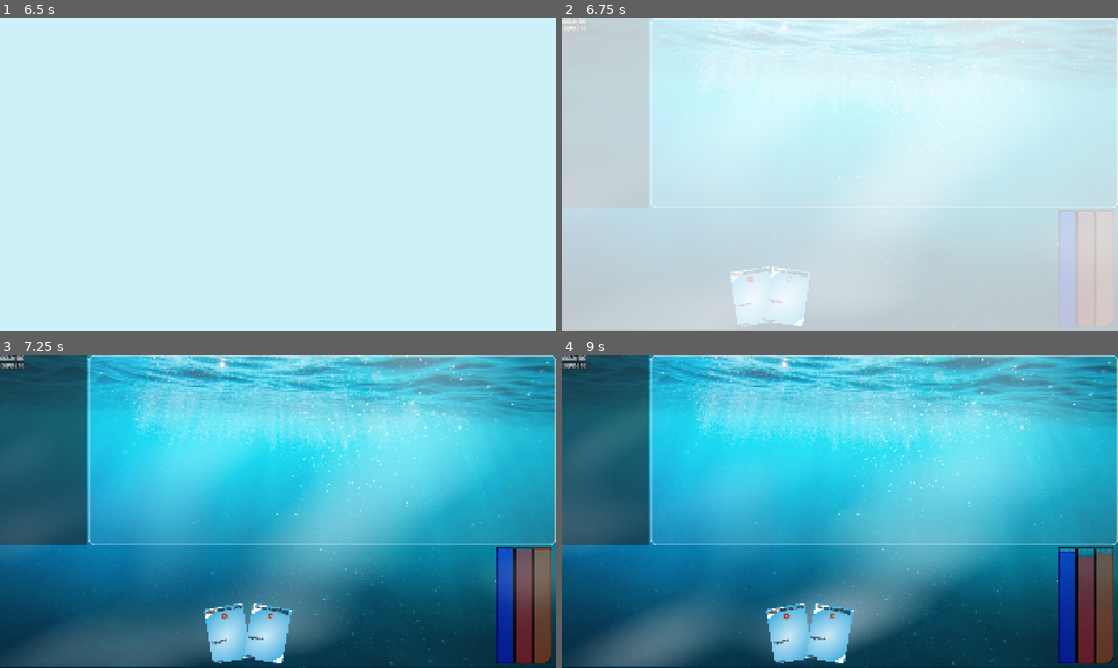
Above: before the commit, frames 1-4 (two rows, left to right).
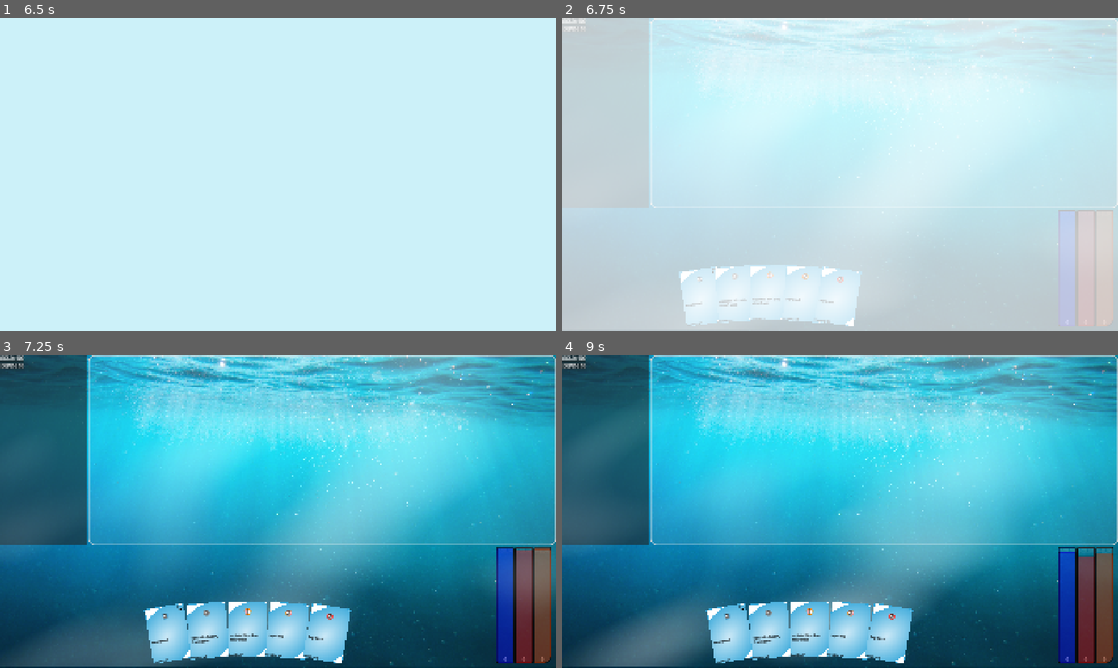
Above: after the commit, the same moments.

Repository: rosswolf/Tourbillon
Game: Godot game, scene res://src/scenes/main_menu.tscn
The game is run twice, just before and just after one commit, with the same random seed, the same clock (stepped at 60 frames per second) and the same inputs. Sound files missing from this copy of the repository are replaced by a short silence.
Inputs (mouse positions are in pixels of both pictures, inside the frame that each line leads up to):
- Up to frame 1 (6.5 s): click "Play" at 0.5 s; move the mouse to (400, 158) at 1.27 s; click (400, 158) at 1.42 s; tap Enter at 2, 3.5, 5 s; drag from (166, 190) to (250, 237) at 2.02 s; tap Space at 2.75, 4.25, 5.75 s; move the mouse to (333, 105) at 2.77 s; click (333, 105) at 2.92 s; drag from (250, 237) to (111, 127) at 3.52 s; move the mouse to (444, 221) at 4.27 s; click (444, 221) at 4.42 s; drag from (111, 127) to (194, 96) at 5.02 s; move the mouse to (305, 174) at 5.77 s; click (305, 174) at 5.92 s
- Up to frame 2 (6.75 s): drag from (756, 96) to (728, 190) at 6.52 s
- Up to frame 3 (7.25 s): no input
- Up to frame 4 (9 s): move the mouse to (962, 495) at 7.27 s; click (962, 495) at 7.42 s; drag from (728, 527) to (812, 574) at 8.02 s; move the mouse to (895, 442) at 8.77 s; click (895, 442) at 8.92 s

Frame 1 is identical in both runs. In frame 2, 3.3% of the frame differs, in the area x 21-54%, y 78-99%; in frame 3, 5.6%; in frame 4, 5.7%, in the area x 25-98%, y 78-99%.
Error before the commit: Invalid assignment of property or key 'Air.AirColor.None' with value of type 'int' on a base object of type 'Dictionary[int, int]'. (res://src/scenes/core/enti…

Commit message:
fixing various energy shenanighans, cards properly account for costs etc.

Diff:
--- a/elastic-app/app/src/scenes/core/entities/card.gd
+++ b/elastic-app/app/src/scenes/core/entities/card.gd
@@ -203,7 +203,7 @@
 	builder.with_rarity(rarity)
 	#builder.with_art_image_uid(card_template_data.get("art_image_uid"))
 	builder.with_cursor_image_uid(card_template_data.get("cursor_image_uid"))
-	builder.with_display_name(card_template_data.get("display_name"))
+	#builder.with_display_name(card_template_data.get("display_name"))
 	builder.with_instinct_effect(card_template_data.get("instinct_effect",""))
 	builder.with_slot_effect(card_template_data.get("slot_effect",""))
 
--- a/elastic-app/app/src/scenes/core/resources/cost.gd
+++ b/elastic-app/app/src/scenes/core/resources/cost.gd
@@ -81,24 +81,24 @@
 	var resource_accesor = GameResource.ResourceAccessor.new()
 	return resource_accesor.get_count(resource_type) >= amount
 	#
-func get_energy_color() -> Air.AirColor:
-	if requirements.has(Air.AirColor.RED):
-		return Air.AirColor.RED
-	if requirements.has(Air.AirColor.BLUE):
-		return Air.AirColor.BLUE
-	if requirements.has(Air.AirColor.ORANGE):
-		return Air.AirColor.ORANGE
+func get_energy_color() ->  GameResource.Type:
+	if requirements.has(GameResource.Type.RED_ENERGY):
+		return GameResource.Type.RED_ENERGY
+	if requirements.has(GameResource.Type.BLUE_ENERGY):
+		return GameResource.Type.BLUE_ENERGY
+	if requirements.has(GameResource.Type.ORANGE_ENERGY):
+		return GameResource.Type.ORANGE_ENERGY
 
-	return Air.AirColor.NONE
+	return GameResource.Type.NONE
 	#return requirements.get(GameResource.Type.RED_ENERGY, 0)
 
 func get_energy_cost() -> int:
-	if requirements.has(Air.AirColor.RED):
-		return requirements[Air.AirColor.RED]
-	if requirements.has(Air.AirColor.BLUE):
-		return requirements[Air.AirColor.BLUE]
-	if requirements.has(Air.AirColor.ORANGE):
-		return requirements[Air.AirColor.ORANGE]
+	if requirements.has(GameResource.Type.RED_ENERGY):
+		return requirements[GameResource.Type.RED_ENERGY]
+	if requirements.has(GameResource.Type.BLUE_ENERGY):
+		return requirements[GameResource.Type.BLUE_ENERGY]
+	if requirements.has(GameResource.Type.ORANGE_ENERGY):
+		return requirements[GameResource.Type.ORANGE_ENERGY]
 
 	return 0
 	#return requirements.get(GameResource.Type.RED_ENERGY, 0)
--- a/elastic-app/app/src/scenes/core/resources/game_resource.gd
+++ b/elastic-app/app/src/scenes/core/resources/game_resource.gd
@@ -45,28 +45,28 @@
 		),
 		# TODO
 		GameResource.Type.RED_TIME: __SpecificResourceAccessor.new(
-			func(): assert(false,""),
-			func(value): assert(false,"")
+			func(): return UiController.meters[Air.AirColor.RED].time_remaining,
+			func(value): GlobalSignals.signal_core_time_set(Air.AirColor.RED, value)
 		),
 		GameResource.Type.ORANGE_TIME: __SpecificResourceAccessor.new(
-			func(): assert(false,""),
-			func(value): assert(false,"")
+			func(): return UiController.meters[Air.AirColor.ORANGE].time_remaining,
+			func(value): GlobalSignals.signal_core_time_set(Air.AirColor.ORANGE, value)
 		),
 		GameResource.Type.BLUE_TIME: __SpecificResourceAccessor.new(
-			func(): assert(false,""),
-			func(value): assert(false,"")
+			func(): return UiController.meters[Air.AirColor.BLUE].time_remaining,
+			func(value): GlobalSignals.signal_core_time_set(Air.AirColor.BLUE, value)
 		),
 		GameResource.Type.RED_ENERGY: __SpecificResourceAccessor.new(
-			func(): assert(false,""),
-			func(value): assert(false,"")
+			func(): return UiController.meters[Air.AirColor.RED].current_energy,
+			func(value): GlobalSignals.signal_core_energy_set(Air.AirColor.RED, value)
 		),
 		GameResource.Type.ORANGE_ENERGY: __SpecificResourceAccessor.new(
-			func(): assert(false,""),
-			func(value): assert(false,"")
+			func(): return UiController.meters[Air.AirColor.ORANGE].current_energy,
+			func(value): GlobalSignals.signal_core_energy_set(Air.AirColor.ORANGE, value)
 		),
 		GameResource.Type.BLUE_ENERGY: __SpecificResourceAccessor.new(
-			func(): assert(false,""),
-			func(value): assert(false,"")
+			func(): return UiController.meters[Air.AirColor.BLUE].current_energy,
+			func(value): GlobalSignals.signal_core_energy_set(Air.AirColor.BLUE, value)
 		),
 		GameResource.Type.FORCE: __SpecificResourceAccessor.new(
 			func(): return GlobalGameManager.hero.force.amount,
--- a/elastic-app/app/src/scenes/data/card_data.json
+++ b/elastic-app/app/src/scenes/data/card_data.json
@@ -1,292 +1,231 @@
 [
   {
-    "card_template_id": "card_shop_card",
-    "group_template_id": "knight",
-    "card_count": 1,
-    "display_name": "What have we here",
-    "rules_text": "buy a card",
-    "cursor_image_uid": "bqvm4vgi4c0dn",
-    "durability_max": 5,
-    "card_cost": {
-      "Air.AirColor.RED": "0"
-    },
-    "instinct_effect": "shop=card",
-    "card_rarity": "Card.RarityType.STARTING"
-  },
-  {
-    "card_template_id": "card_shop_slot",
-    "group_template_id": "knight",
-    "card_count": 1,
-    "display_name": "Found something",
-    "rules_text": "buy a tool",
-    "cursor_image_uid": "bqvm4vgi4c0dn",
-    "durability_max": 2,
-    "card_cost": {
-      "Air.AirColor.ORANGE": "0"
-    },
-    "instinct_effect": "shop=slot",
-    "card_rarity": "Card.RarityType.STARTING"
-  },
-  {
-    "card_template_id": "card_10s_all",
-    "group_template_id": "knight",
-    "card_count": 1,
-    "display_name": "Glory",
-    "rules_text": "replenish 10s all colors, draw 3 cards",
-    "cursor_image_uid": "bqvm4vgi4c0dn",
-    "durability_max": 3,
-    "card_cost": {
-      "Air.AirColor.None": "0"
-    },
-    "instinct_effect": "add_red_time=10, add_blue_time=10, add_orange_time=10, draw_card=3",
-    "card_rarity": "Card.RarityType.STARTING"
-  },
-  {
-    "card_template_id": "slot_click_to_draw",
-    "group_template_id": "knight",
-    "card_count": 1,
-    "display_name": "Strange gearbox",
-    "rules_text": {
-      "activate": "draw a card, 10s cooldown"
-    },
-    "cursor_image_uid": "bqvm4vgi4c0dn",
-    "durability_max": 1,
-    "card_cost": {
-      "Air.AirColor.BLUE": "0"
-    },
-    "slot_effect": "draw_card=1,cooldown=10",
-    "card_rarity": "Card.RarityType.STARTING"
-  },
-  {
-    "card_template_id": "card_red_time",
-    "group_template_id": "knight",
-    "card_count": 1,
-    "display_name": "Ruby",
-    "rules_text": "replenish 20s red, draw 1 card",
-    "card_cost": {
-      "Air.AirColor.RED": "0"
-    },
-    "instinct_effect": "add_red_time=20, draw_card=1",
-    "card_rarity": "Card.RarityType.STARTING"
-  },
-  {
-    "card_template_id": "card_blue_time",
-    "group_template_id": "knight",
-    "card_count": 1,
-    "display_name": "Sapphire",
-    "rules_text": "replenish 20s blue, draw 1 card",
-    "card_cost": {
-      "Air.AirColor.BLUE": "0"
-    },
-    "instinct_effect": "add_blue_time=20, draw_card=1",
-    "card_rarity": "Card.RarityType.STARTING"
-  },
-  {
-    "card_template_id": "card_orange_time",
-    "group_template_id": "knight",
-    "card_count": 1,
-    "display_name": "Firestone",
-    "rules_text": "replenish 20s orange, draw 1 card",
-    "card_cost": {
-      "Air.AirColor.ORANGE": "0"
-    },
-    "instinct_effect": "add_orange_time=20, draw_card=1",
-    "card_rarity": "Card.RarityType.STARTING"
-  },
-  {
-    "card_template_id": "knight_default",
-    "group_template_id": "knight",
-    "card_count": 0,
-    "display_name": "X",
-    "rules_text": "add_time=20, draw_card=2",
-    "cursor_image_uid": "bqvm4vgi4c0dn",
-    "durability_max": 2,
-    "card_cost": {
-      "Air.AirColor.RED": "0"
-    },
-    "instinct_effect": "shop=foo",
-    "slot_effect": "shop=foo",
-    "card_rarity": "Card.RarityType.DEFAULT",
-    "tags": "DEFAULT_CARD"
-  },
-  {
-    "card_template_id": "card_basic_attack",
-    "group_template_id": "knight",
-    "card_count": 0,
-    "display_name": "A",
-    "rules_text": "shop",
-    "cursor_image_uid": "bqvm4vgi4c0dn",
-    "durability_max": 2,
-    "card_cost": {
-      "Air.AirColor.RED": "0"
-    },
-    "instinct_effect": "shop=foo",
-    "slot_effect": "shop=foo",
-    "card_rarity": "Card.RarityType.STARTING"
-  },
-  {
-    "card_template_id": "card_dash_attack",
-    "group_template_id": "knight",
-    "card_count": 0,
-    "display_name": "B",
-    "rules_text": "build",
-    "cursor_image_uid": "bqvm4vgi4c0dn",
-    "durability_max": 2,
-    "card_cost": {
-      "Air.AirColor.RED": "0"
-    },
-    "instinct_effect": "shop=foo",
-    "slot_effect": "shop=foo",
-    "card_rarity": "Card.RarityType.STARTING"
-  },
-  {
-    "card_template_id": "card_bob_and_weave",
-    "group_template_id": "knight",
-    "card_count": 0,
-    "display_name": "C",
-    "rules_text": "add_time=30",
-    "cursor_image_uid": "bqvm4vgi4c0dn",
-    "durability_max": 2,
-    "card_cost": {
-      "Air.AirColor.RED": "0"
-    },
-    "instinct_effect": "shop=foo",
-    "slot_effect": "shop=foo",
-    "card_rarity": "Card.RarityType.STARTING"
-  },
-  {
-    "card_template_id": "card_mend",
-    "group_template_id": "knight",
-    "card_count": 0,
-    "display_name": "D",
-    "rules_text": "add_time=30",
-    "cursor_image_uid": "bqvm4vgi4c0dn",
-    "durability_max": 2,
-    "card_cost": {
-      "Air.AirColor.RED": "0"
-    },
-    "instinct_effect": "shop=foo",
-    "slot_effect": "shop=foo",
-    "card_rarity": "Card.RarityType.STARTING"
-  },
-  {
-    "card_template_id": "card_defend",
-    "group_template_id": "knight",
-    "card_count": 0,
-    "display_name": "E",
-    "rules_text": "add_time=20, draw_card=2",
-    "cursor_image_uid": "bqvm4vgi4c0dn",
-    "durability_max": 2,
-    "card_cost": {
-      "Air.AirColor.RED": "0"
-    },
-    "instinct_effect": "shop=foo",
-    "slot_effect": "shop=foo",
-    "card_rarity": "Card.RarityType.STARTING"
-  },
-  {
-    "card_template_id": "card_wall",
-    "group_template_id": "knight",
-    "card_count": 0,
-    "display_name": "F",
-    "rules_text": "add_time=20, draw_card=2",
-    "cursor_image_uid": "bqvm4vgi4c0dn",
-    "durability_max": 2,
-    "card_cost": {
-      "Air.AirColor.RED": "0"
-    },
-    "instinct_effect": "shop=foo",
-    "slot_effect": "shop=foo",
-    "card_rarity": "Card.RarityType.STARTING"
-  },
-  {
-    "card_template_id": "card_shield_bash",
-    "group_template_id": "knight",
-    "card_count": 0,
-    "display_name": "G",
-    "rules_text": "add_time=20, draw_card=2",
-    "cursor_image_uid": "bqvm4vgi4c0dn",
-    "durability_max": 2,
-    "card_cost": {
-      "Air.AirColor.RED": "0"
-    },
-    "instinct_effect": "shop=foo",
-    "slot_effect": "shop=foo",
-    "card_rarity": "Card.RarityType.STARTING"
-  },
-  {
-    "card_template_id": "card_grenade",
-    "group_template_id": "knight",
-    "card_count": 0,
-    "display_name": "H",
-    "rules_text": "replenish_time=30",
-    "cursor_image_uid": "bqvm4vgi4c0dn",
-    "durability_max": 5,
-    "card_cost": {
-      "Air.AirColor.RED": "0"
-    },
-    "instinct_effect": "shop=foo",
-    "slot_effect": "shop=foo",
-    "card_rarity": "Card.RarityType.COMMON"
-  },
-  {
-    "card_template_id": "card_slimed",
-    "group_template_id": "curse",
-    "card_count": 0,
-    "display_name": "I",
-    "rules_text": "draw_card=7",
-    "cursor_image_uid": "bqvm4vgi4c0dn",
-    "durability_max": 1,
-    "card_cost": {
-      "Air.AirColor.RED": "0"
-    },
-    "instinct_effect": "shop=foo",
-    "slot_effect": "shop=foo",
-    "card_rarity": "Card.RarityType.COMMON"
-  },
-  {
-    "card_template_id": "card_witness_me",
-    "group_template_id": "knight",
-    "card_count": 0,
-    "display_name": "J",
-    "rules_text": "click to draw",
-    "cursor_image_uid": "bqvm4vgi4c0dn",
-    "durability_max": 2,
-    "card_cost": {
-      "Air.AirColor.RED": "0"
-    },
-    "instinct_effect": "shop=foo",
-    "slot_effect": "shop=foo",
-    "card_rarity": "Card.RarityType.COMMON"
-  },
-  {
-    "card_template_id": "card_double_dash",
-    "group_template_id": "knight",
-    "card_count": 0,
-    "display_name": "K",
-    "rules_text": "add_energy=4",
-    "cursor_image_uid": "bqvm4vgi4c0dn",
-    "durability_max": 2,
-    "card_cost": {
-      "Air.AirColor.RED": "0"
-    },
-    "instinct_effect": "shop=foo",
-    "slot_effect": "shop=foo",
-    "card_rarity": "Card.RarityType.COMMON"
-  },
-  {
-    "card_template_id": "card_tussle",
-    "group_template_id": "knight",
-    "card_count": 0,
-    "display_name": "L",
-    "rules_text": "add_energy=1, cooldown=5",
-    "cursor_image_uid": "bqvm4vgi4c0dn",
-    "durability_max": 2,
-    "card_cost": {
-      "Air.AirColor.RED": "0"
-    },
-    "instinct_effect": "shop=foo",
-    "slot_effect": "shop=foo",
-    "card_rarity": "Card.RarityType.COMMON"
+	"card_template_id": "card_shop_card",
+	"group_template_id": "knight",
+	"card_count": 1,
+	"rules_text": "buy a card",
+	"cursor_image_uid": "bqvm4vgi4c0dn",
+	"durability_max": 5,
+	"card_cost": {
+	  "GameResource.Type.RED_ENERGY": "2"
+	},
+	"instinct_effect": "shop=card",
+	"card_rarity": "Card.RarityType.STARTING"
+  },
+  {
+	"card_template_id": "card_shop_slot",
+	"group_template_id": "knight",
+	"card_count": 1,
+	"rules_text": "buy a tool",
+	"cursor_image_uid": "bqvm4vgi4c0dn",
+	"durability_max": 2,
+	"card_cost": {
+	  "GameResource.Type.ORANGE_ENERGY": "2"
+	},
+	"instinct_effect": "shop=slot",
+	"card_rarity": "Card.RarityType.STARTING"
+  },
+  {
+	"card_template_id": "card_10s_all",
+	"group_template_id": "knight",
+	"card_count": 1,
+	"rules_text": "replenish all colors, draw 3 cards",
+	"cursor_image_uid": "bqvm4vgi4c0dn",
+	"durability_max": 3,
+	"card_cost": {
+	  "GameResource.Type.NONE": "0"
+	},
+	"instinct_effect": "add_red_time=10, add_blue_time=10, add_orange_time=10, draw_card=3",
+	"card_rarity": "Card.RarityType.STARTING"
+  },
+  {
+	"card_template_id": "slot_click_to_draw",
+	"group_template_id": "knight",
+	"card_count": 1,
+	"rules_text": "draw a card",
+	"cursor_image_uid": "bqvm4vgi4c0dn",
+	"durability_max": 1,
+	"card_cost": {
+	  "GameResource.Type.BLUE_ENERGY": "2"
+	},
+	"slot_effect": "draw_card=1,cooldown=10",
+	"card_rarity": "Card.RarityType.STARTING"
+  },
+  {
+	"card_template_id": "card_red_time",
+	"group_template_id": "knight",
+	"card_count": 1,
+	"rules_text": "replenish red time, draw 1 card",
+	"cursor_image_uid": "bqvm4vgi4c0dn",
+	"card_cost": {
+	  "GameResource.Type.BLUE_ENERGY": "1"
+	},
+	"instinct_effect": "add_red_time=20, draw_card=1",
+	"card_rarity": "Card.RarityType.STARTING"
+  },
+  {
+	"card_template_id": "card_blue_time",
+	"group_template_id": "knight",
+	"card_count": 1,
+	"rules_text": "replenish blue time, draw 1 card",
+	"cursor_image_uid": "bqvm4vgi4c0dn",
+	"card_cost": {
+	  "GameResource.Type.ORANGE_ENERGY": "1"
+	},
+	"instinct_effect": "add_blue_time=20, draw_card=1",
+	"card_rarity": "Card.RarityType.STARTING"
+  },
+  {
+	"card_template_id": "card_orange_time",
+	"group_template_id": "knight",
+	"card_count": 1,
+	"rules_text": "replenish orange time, draw 1 card",
+	"cursor_image_uid": "bqvm4vgi4c0dn",
+	"card_cost": {
+	  "GameResource.Type.RED_ENERGY": "1"
+	},
+	"instinct_effect": "add_orange_time=20, draw_card=1",
+	"card_rarity": "Card.RarityType.STARTING"
+  },
+  {
+	"card_template_id": "card_energy_choice",
+	"group_template_id": "knight",
+	"card_count": 1,
+	"rules_text": "pick an energy card",
+	"cursor_image_uid": "bqvm4vgi4c0dn",
+	"durability_max": 2,
+	"card_cost": {
+	  "GameResource.Type.NONE": "0"
+	},
+	"instinct_effect": "shop=STARTER_ENERGY",
+	"card_rarity": "Card.RarityType.STARTING"
+  },
+  {
+	"card_template_id": "slot_click_to_replenish",
+	"group_template_id": "knight",
+	"card_count": 1,
+	"rules_text": "replenish all colors",
+	"cursor_image_uid": "bqvm4vgi4c0dn",
+	"card_cost": {
+	  "GameResource.Type.RED_ENERGY": "1"
+	},
+	"slot_effect": "add_red_time=10, add_blue_time=10, add_orange_time=10, cooldown=30",
+	"card_rarity": "Card.RarityType.STARTING"
+  },
+  {
+	"card_template_id": "card_add_gold",
+	"card_count": 1,
+	"rules_text": "add gold",
+	"cursor_image_uid": "bqvm4vgi4c0dn",
+	"durability_max": 10,
+	"card_cost": {
+	  "GameResource.Type.BLUE_ENERGY": "1"
+	},
+	"instinct_effect": "add_gold=20",
+	"card_rarity": "Card.RarityType.STARTING"
+  },
+  {
+	"card_template_id": "slot_add_gold",
+	"card_count": 1,
+	"rules_text": {
+	  "click": "add gold"
+	},
+	"cursor_image_uid": "bqvm4vgi4c0dn",
+	"durability_max": 1,
+	"card_cost": {
+	  "GameResource.Type.ORANGE_ENERGY": "1"
+	},
+	"slot_effect": "add_gold=5; cooldown=20",
+	"card_rarity": "Card.RarityType.STARTING"
+  },
+  {
+	"card_template_id": "card_red_time_2",
+	"group_template_id": "knight",
+	"card_count": 1,
+	"rules_text": "replenish red time, draw 1 card",
+	"cursor_image_uid": "bqvm4vgi4c0dn",
+	"card_cost": {
+	  "GameResource.Type.ORANGE_ENERGY": "1"
+	},
+	"instinct_effect": "add_red_time=20, draw_card=1",
+	"card_rarity": "Card.RarityType.STARTING"
+  },
+  {
+	"card_template_id": "card_blue_time_2",
+	"group_template_id": "knight",
+	"card_count": 1,
+	"rules_text": "replenish blue time, draw 1 card",
+	"cursor_image_uid": "bqvm4vgi4c0dn",
+	"card_cost": {
+	  "GameResource.Type.RED_ENERGY": "1"
+	},
+	"instinct_effect": "add_blue_time=20, draw_card=1",
+	"card_rarity": "Card.RarityType.STARTING"
+  },
+  {
+	"card_template_id": "card_orange_time_2",
+	"group_template_id": "knight",
+	"card_count": 1,
+	"rules_text": "replenish orange time, draw 1 card",
+	"cursor_image_uid": "bqvm4vgi4c0dn",
+	"card_cost": {
+	  "GameResource.Type.BLUE_ENERGY": "1"
+	},
+	"instinct_effect": "add_orange_time=20, draw_card=1",
+	"card_rarity": "Card.RarityType.STARTING"
+  },
+  {
+	"card_template_id": "orange_draw_2",
+	"group_template_id": "knight",
+	"card_count": 3,
+	"rules_text": "draw 2 cards",
+	"cursor_image_uid": "bqvm4vgi4c0dn",
+	"card_cost": {
+	  "GameResource.Type.ORANGE_ENERGY": "1"
+	},
+	"instinct_effect": "draw_card=2",
+	"card_rarity": "Card.RarityType.COMMON"
+  },
+  {
+	"card_template_id": "card_add_energy_orange",
+	"group_template_id": "knight",
+	"card_count": 2,
+	"rules_text": "orange energy capacity +1",
+	"cursor_image_uid": "bqvm4vgi4c0dn",
+	"durability_max": 1,
+	"card_cost": {
+	  "GameResource.Type.ORANGE_ENERGY": "0"
+	},
+	"instinct_effect": "add_orange_energy=1",
+	"card_rarity": "Card.RarityType.COMMON",
+	"tags": "STARTER_ENERGY"
+  },
+  {
+	"card_template_id": "card_add_energy_red",
+	"group_template_id": "knight",
+	"card_count": 2,
+	"rules_text": "red energy capacity +1",
+	"cursor_image_uid": "bqvm4vgi4c0dn",
+	"durability_max": 1,
+	"card_cost": {
+	  "GameResource.Type.RED_ENERGY": "0"
+	},
+	"instinct_effect": "add_red_energy=1",
+	"card_rarity": "Card.RarityType.COMMON",
+	"tags": "STARTER_ENERGY"
+  },
+  {
+	"card_template_id": "card_add_energy_blue",
+	"group_template_id": "knight",
+	"card_count": 2,
+	"rules_text": "blue energy capacity +1",
+	"cursor_image_uid": "bqvm4vgi4c0dn",
+	"durability_max": 1,
+	"card_cost": {
+	  "GameResource.Type.BLUE_ENERGY": "0"
+	},
+	"instinct_effect": "add_blue_energy=1",
+	"card_rarity": "Card.RarityType.COMMON",
+	"tags": "STARTER_ENERGY"
   }
 ]
--- a/elastic-app/app/src/scenes/game.gd
+++ b/elastic-app/app/src/scenes/game.gd
@@ -1,4 +1,6 @@
 extends Control
+
+class_name Game
 
 #Game.gd
 
@@ -23,17 +25,18 @@
 	#%AudioStreamPlayer.play()
 	%AudioStreamPlayer.finished.connect(__on_audio_finished)
 
-	UiController.meters = meters
-
 	meters[Air.AirColor.RED] = %RedAirMeter
 	meters[Air.AirColor.BLUE] = %BlueAirMeter
 	meters[Air.AirColor.ORANGE] = %OrangeAirMeter
+
+	UiController.meters = meters
 
 	GlobalSignals.signal_ui_started_game()
 
 
 func __on_audio_finished():
 	%AudioStreamPlayer.play()  # Restart when finished
+
 
 # Called every frame. 'delta' is the elapsed time since the previous frame.
 func _process(delta: float) -> void:
--- a/elastic-app/app/src/scenes/game.tscn
+++ b/elastic-app/app/src/scenes/game.tscn
@@ -134,6 +134,7 @@
 theme_override_styles/panel = SubResource("StyleBoxEmpty_flib5")
 
 [node name="BlueAirMeter" parent="Background/MainVBoxContainer/BotHBoxContainer/MarginContainer/PanelContainer" instance=ExtResource("8_bd8mh")]
+unique_name_in_owner = true
 custom_minimum_size = Vector2(60, 400)
 layout_mode = 2
 air_color = 3
@@ -148,6 +149,7 @@
 theme_override_styles/panel = SubResource("StyleBoxEmpty_flib5")
 
 [node name="RedAirMeter" parent="Background/MainVBoxContainer/BotHBoxContainer/MarginContainer2/PanelContainer" instance=ExtResource("8_bd8mh")]
+unique_name_in_owner = true
 custom_minimum_size = Vector2(60, 400)
 layout_mode = 2
 air_color = 1
@@ -163,6 +165,7 @@
 theme_override_styles/panel = SubResource("StyleBoxEmpty_flib5")
 
 [node name="OrangeAirMeter" parent="Background/MainVBoxContainer/BotHBoxContainer/MarginContainer3/PanelContainer" instance=ExtResource("8_bd8mh")]
+unique_name_in_owner = true
 custom_minimum_size = Vector2(60, 400)
 layout_mode = 2
 rightmost_style = true
--- a/elastic-app/app/src/scenes/ui/hand/card_ui.gd
+++ b/elastic-app/app/src/scenes/ui/hand/card_ui.gd
@@ -7,12 +7,13 @@
 @onready var card_description = $DescriptionPanel/Description
 @onready var icon_container = $IconContainer
 @onready var durability_label = $TargetingBoxContainer/DurabilityLabel
+@onready var is_building = $IsBuilding
 
-var energy_icons: Dictionary[Air.AirColor, String] = {
-	Air.AirColor.ORANGE: "orange_energy",
-	Air.AirColor.BLUE: "blue_energy",
-	Air.AirColor.RED: "red_energy",
-	Air.AirColor.NONE: "none_energy"
+var energy_icons: Dictionary[GameResource.Type, String] = {
+	GameResource.Type.ORANGE_ENERGY: "orange_energy",
+	GameResource.Type.BLUE_ENERGY: "blue_energy",
+	GameResource.Type.RED_ENERGY: "red_energy",
+	GameResource.Type.NONE: "none_energy"
 }
 
 #@onready var card_image = $ImagePanel/Image
@@ -40,14 +41,17 @@
 	# Update UI elements
 	card_title.text = card.display_name
 	card_description.text = card.rules_text
-	if card.durability.amount <= 0:
+	if card.durability.amount >= 0:
 		durability_label.text = "Durability: " + str(card.durability.amount) + "/" + str(card.durability.max_amount)
-
-	var energy_color: Air.AirColor = card.cost.get_energy_color()
-
+	else:
+		durability_label.text = ""
 
 	add_slot_icon(energy_icons[card.cost.get_energy_color()], str(card.cost.get_energy_cost()), %TopHBoxContainer, GameIcon.TextSize.SMALL)
 
+	if not card.has_instinct_effect() and card.has_slot_effect():
+		is_building.visible = true
+	else:
+		is_building.visible = false
 
 
 func add_slot_icon(name: String, value: String, container: Container, font_size: GameIcon.TextSize) -> void:
--- a/elastic-app/app/src/scenes/ui/hand/card_ui.tscn
+++ b/elastic-app/app/src/scenes/ui/hand/card_ui.tscn
@@ -1,9 +1,21 @@
-[gd_scene load_steps=4 format=3 uid="uid://cxnk0uabwanfn"]
+[gd_scene load_steps=5 format=3 uid="uid://cxnk0uabwanfn"]
 
 [ext_resource type="Script" uid="uid://di4ponjh5gtye" path="res://src/scenes/ui/hand/card_ui.gd" id="1_tt30y"]
 [ext_resource type="Texture2D" uid="uid://cw88cktjnkuf6" path="res://cc0_assets/water_card_template_blank.png" id="2_tt30y"]
 
 [sub_resource type="StyleBoxEmpty" id="StyleBoxEmpty_transparent"]
+
+[sub_resource type="StyleBoxFlat" id="StyleBoxFlat_tt30y"]
+bg_color = Color(0.6, 0.6, 0.6, 0)
+border_width_left = 2
+border_width_top = 2
+border_width_right = 2
+border_width_bottom = 2
+border_color = Color(0, 0, 0, 1)
+corner_radius_top_left = 2
+corner_radius_top_right = 2
+corner_radius_bottom_right = 2
+corner_radius_bottom_left = 2
 
 [node name="CardUi" type="Control"]
 custom_minimum_size = Vector2(130, 190)
@@ -79,3 +91,13 @@
 theme_override_colors/font_color = Color(0, 0, 0, 1)
 theme_override_font_sizes/font_size = 8
 text = "Durability"
+
+[node name="IsBuilding" type="PanelContainer" parent="."]
+visible = false
+layout_mode = 0
+offset_left = 116.0
+offset_top = 5.0
+offset_right = 132.0
+offset_bottom = 21.0
+mouse_filter = 2
+theme_override_styles/panel = SubResource("StyleBoxFlat_tt30y")
--- a/elastic-app/app/src/scenes/ui/hud/card_selection_modal.gd
+++ b/elastic-app/app/src/scenes/ui/hud/card_selection_modal.gd
@@ -33,7 +33,7 @@
 
 	hbox.alignment = BoxContainer.ALIGNMENT_CENTER
 
-	cards = GlobalGameManager.library.get_cards_for_selection("test")
+	cards = GlobalGameManager.library.get_cards_for_selection(selection_id)
 	for card in cards:
 		__add_card_as_button(card)
 
--- a/elastic-app/app/src/scenes/ui/resources/air_meter.gd
+++ b/elastic-app/app/src/scenes/ui/resources/air_meter.gd
@@ -5,7 +5,7 @@
 @export var rightmost_style: bool = false
 @export var air_color: Air.AirColor = Air.AirColor.UNKNOWN
 @export var default_timer_max: float = 20.0
-@export var default_max_energy: float = 1.0
+@export var default_max_energy: float = 7.0
 
 @onready var timer: Timer = find_child("Timer")
 @onready var progress_bar: ProgressBar = find_child("ProgressBar")
--- a/elastic-app/app/src/scenes/utilities/uid_manager.gd
+++ b/elastic-app/app/src/scenes/utilities/uid_manager.gd
@@ -30,4 +30,5 @@
 	"blue_energy" = "dqaiaxeje5m6r",
 	"red_energy" = "bkskdgrprxsrw",
 	"orange_energy" = "cpegqxuj4ay1t",
+	"none_energy" = "be6loypwvk1s"
 }
Binary file added: elastic-app/app/owned_assets/icons/none_energy.png
Not shown, added: elastic-app/app/owned_assets/icons/none_energy.png.import
Not shown, changed: elastic-app/app/src/scenes/data/json_exporter.py
